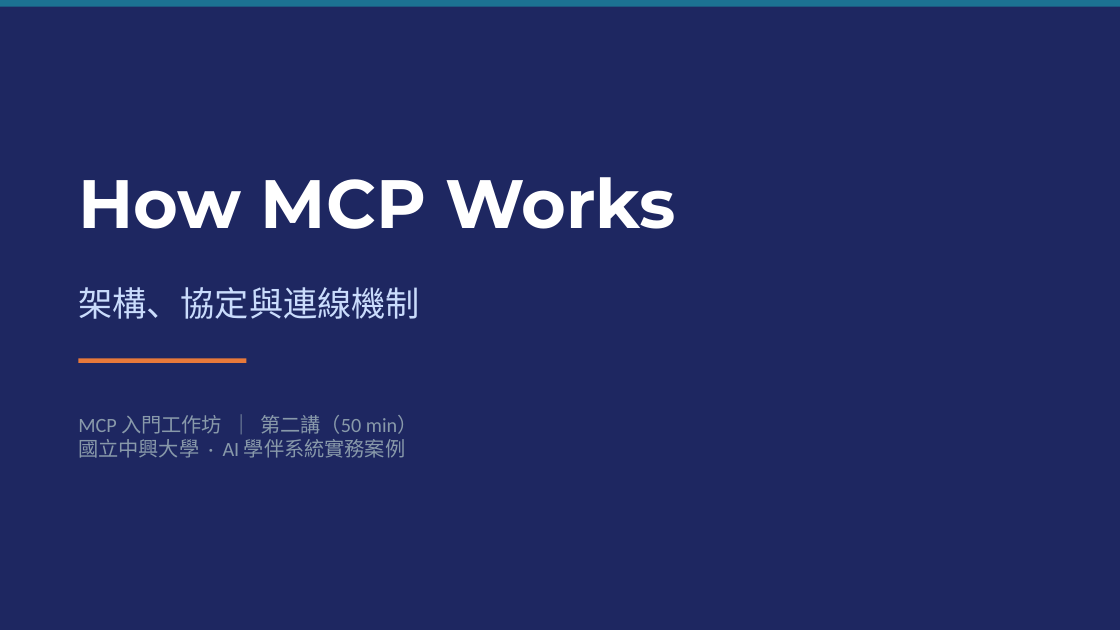
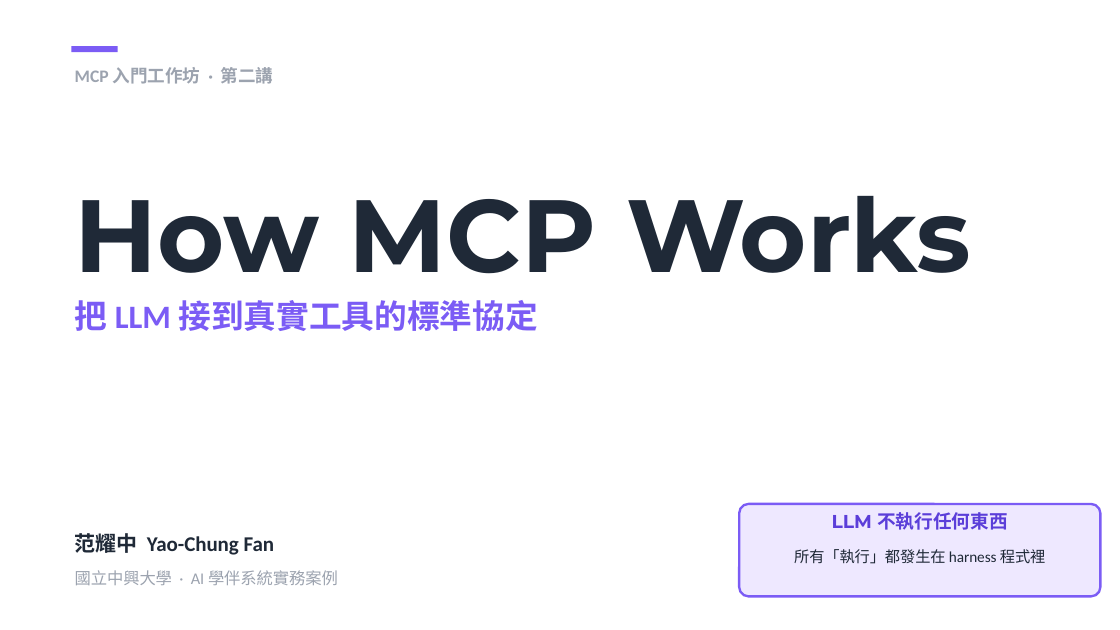
Before and after one commit to mjib007/nchu-mcp-workshop-2026, a slide deck: slide 1 of 02-how-mcp-works.pptx. Drawn at 1120x630 pixels with LibreOffice and Linux fonts; fonts in the diff are those of the drawing. Boxes give left, top, right and bottom in pixels: in the first picture for what was removed or moved away, otherwise in the second. Text is boxed around its words. In the diff, an @@ line names an element or a change of style, - is before the commit and + after.

```diff
--- a/02-how-mcp-works.pptx
+++ b/02-how-mcp-works.pptx
@@ background #1E2761 to #FFFFFF @@
@@ rectangle resized from (x1=0, y1=0, x2=1120, y2=7) to (x1=0, y1=0, x2=1120, y2=629) @@
@@ rectangle at (x1=0, y1=0, x2=1120, y2=629): fill #1C7293 to #FFFFFF; shadow on @@
@@ rectangle added at (x1=72, y1=46, x2=118, y2=52), fill #7B5CF5 @@
@@ text added at (x1=75, y1=67, x2=274, y2=84), 11.2 pt, text #9CA3AF, bold @@
+MCP 入門工作坊 · 第二講
@@ text "How MCP Works" moved from (x1=78, y1=177, x2=676, y2=229) to (x1=75, y1=196, x2=971, y2=274) @@
@@ text "How MCP Works" at (x1=75, y1=196, x2=971, y2=274): size 44 to 66 pt, text colour #FFFFFF to #1F2937; vertical alignment middle to top @@
@@ text removed at (x1=78, y1=287, x2=420, y2=319) @@
-架構、協定與連線機制
@@ text added at (x1=75, y1=300, x2=537, y2=331), 21 pt, text #7B5CF5, bold @@
+把 LLM 接到真實工具的標準協定
@@ rectangle removed at (x1=78, y1=358, x2=246, y2=363) @@
@@ text at (x1=78, y1=415, x2=418, y2=434): paragraph removed @@
-MCP 入門工作坊 ｜ 第二講（50 min）
@@ rounded rectangle added at (x1=739, y1=504, x2=1100, y2=596), fill #EEE8FF, outline #7B5CF5 1.5 pt @@
@@ text added at (x1=75, y1=533, x2=275, y2=555), 13.5 pt, text #1F2937, bold @@
+范耀中 Yao-Chung Fan
@@ text added at (x1=832, y1=512, x2=1008, y2=530), 12 pt, text #5B3ED9, bold @@
+LLM 不執行任何東西
@@ text "國立中興大學 · AI 學伴系統實務案例" moved from (x1=78, y1=415, x2=418, y2=458) to (x1=75, y1=570, x2=338, y2=585) @@
@@ text "國立中興大學 · AI 學伴系統實務案例" at (x1=75, y1=570, x2=338, y2=585): size 13 to 10.5 pt, text colour #8899AA to #9CA3AF; vertical alignment middle to top @@
@@ text added at (x1=794, y1=549, x2=1045, y2=564), 9.8 pt, text #1F2937 @@
+所有「執行」都發生在 harness 程式裡
```
Also in this commit, not shown: 20 other slides changed, 1 slide added, 9 slides removed, 21 other files.
